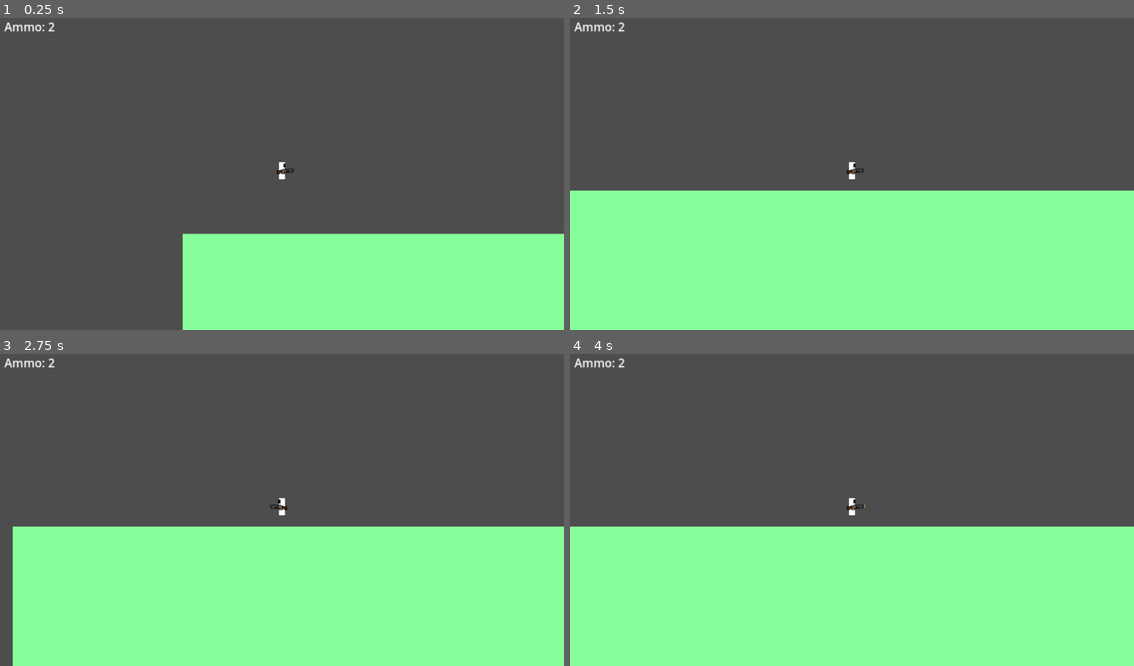
Above: before the commit, frames 1-4 (two rows, left to right).
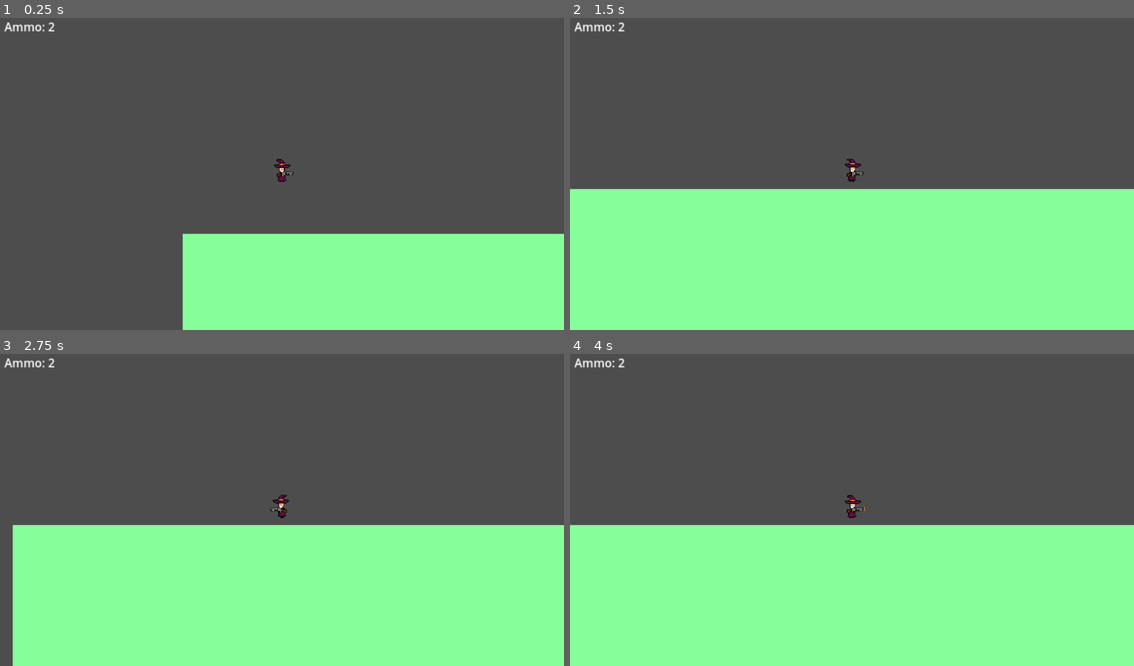
Above: after the commit, the same moments.

Repository: 50002/Taitaja_2026
Game: Godot game, scene res://Scenes/test_scene.tscn
Two runs of this game, one before a commit and one after it. Both use one fixed random seed, a clock stepped at 60 frames per second and the inputs below. The project has no main scene, so this scene is started directly.
Inputs:
- Up to frame 1 (0.25 s): no input
- Up to frame 2 (1.5 s): tap Enter (ui_accept) at 0.5, 0.77 s; hold Right (ui_right) from 0.53 s (still down)
- Up to frame 3 (2.75 s): tap Enter (ui_accept) at 1.52, 2 s; release Right (ui_right) at 2.03 s; hold Left (ui_left) from 2.03 s (still down)
- Up to frame 4 (4 s): release Left (ui_left) at 2.78 s; hold Right (ui_right) from 2.78 s (still down); tap Enter (ui_accept) at 3.02, 3.5, 3.77 s

The runs differ from the first frame. In frame 1, 0.1% of the frame differs, in the area x 48-53%, y 45-53%; in frame 2, 0.6%; in frame 3, 0.6%; in frame 4, 0.6%, in the area x 0-100%, y 45-56%.

Commit message:
Player spritet

Diff:
--- a/speedrun-tower/Player.gd
+++ b/speedrun-tower/Player.gd
@@ -5,6 +5,7 @@
 const JUMP_VELOCITY = -400.0
 @onready var sprite: Node2D = $sprite
 var direction
+@onready var an: AnimatedSprite2D = $sprite/AnimatedSprite2D
 
 
 func _physics_process(delta: float) -> void:
@@ -19,6 +20,7 @@
 	# As good practice, you should replace UI actions with custom gameplay actions.
 	direction = Input.get_axis("ui_left", "ui_right")
 	if direction:
+		an.play("new_animation")
 		if direction < 0:
 			sprite.scale=(Vector2(-1, 1))
 		elif direction > 0:
@@ -28,5 +30,6 @@
 		velocity.x = direction * SPEED
 	elif is_on_floor():
 		velocity.x = move_toward(velocity.x, 0, abs(((velocity.x+SPEED*7.5)/SPEED)))
-
+	if velocity.x == 0:
+		an.play("default")
 	move_and_slide()
--- a/speedrun-tower/Scenes/gun.tscn
+++ b/speedrun-tower/Scenes/gun.tscn
@@ -62,6 +62,7 @@
 script = ExtResource("1_oqrbh")
 
 [node name="AnimatedSprite2D" type="AnimatedSprite2D" parent="."]
+texture_filter = 1
 position = Vector2(4, -6)
 sprite_frames = SubResource("SpriteFrames_ae81u")
 animation = &"idle"
--- a/speedrun-tower/Scenes/player.tscn
+++ b/speedrun-tower/Scenes/player.tscn
@@ -1,31 +1,82 @@
-[gd_scene load_steps=4 format=3 uid="uid://bg5vkh2xrmukf"]
+[gd_scene load_steps=13 format=3 uid="uid://bg5vkh2xrmukf"]
 
 [ext_resource type="Script" uid="uid://dy43c8dg33rxf" path="res://Player.gd" id="1_v0iea"]
 [ext_resource type="PackedScene" uid="uid://jbddkyfpdkhg" path="res://Scenes/gun.tscn" id="2_cvnsp"]
+[ext_resource type="Texture2D" uid="uid://s5naorgudqp6" path="res://Assets/pixil-frame-0(18).png" id="2_vgqql"]
+[ext_resource type="Texture2D" uid="uid://c5vwnfg678sl6" path="res://Assets/pixil-frame-0(19).png" id="3_fkybt"]
+
+[sub_resource type="AtlasTexture" id="AtlasTexture_x3wgy"]
+atlas = ExtResource("2_vgqql")
+region = Rect2(0, 0, 32, 32)
+
+[sub_resource type="AtlasTexture" id="AtlasTexture_3smsa"]
+atlas = ExtResource("2_vgqql")
+region = Rect2(32, 0, 32, 32)
+
+[sub_resource type="AtlasTexture" id="AtlasTexture_8erm5"]
+atlas = ExtResource("3_fkybt")
+region = Rect2(0, 0, 32, 32)
+
+[sub_resource type="AtlasTexture" id="AtlasTexture_f1ek2"]
+atlas = ExtResource("3_fkybt")
+region = Rect2(32, 0, 32, 32)
+
+[sub_resource type="AtlasTexture" id="AtlasTexture_tx1dd"]
+atlas = ExtResource("3_fkybt")
+region = Rect2(64, 0, 32, 32)
+
+[sub_resource type="AtlasTexture" id="AtlasTexture_gymyn"]
+atlas = ExtResource("3_fkybt")
+region = Rect2(96, 0, 32, 32)
+
+[sub_resource type="SpriteFrames" id="SpriteFrames_pu2lt"]
+animations = [{
+"frames": [{
+"duration": 1.0,
+"texture": SubResource("AtlasTexture_x3wgy")
+}, {
+"duration": 1.0,
+"texture": SubResource("AtlasTexture_3smsa")
+}],
+"loop": true,
+"name": &"default",
+"speed": 5.0
+}, {
+"frames": [{
+"duration": 1.0,
+"texture": SubResource("AtlasTexture_8erm5")
+}, {
+"duration": 1.0,
+"texture": SubResource("AtlasTexture_f1ek2")
+}, {
+"duration": 1.0,
+"texture": SubResource("AtlasTexture_tx1dd")
+}, {
+"duration": 1.0,
+"texture": SubResource("AtlasTexture_gymyn")
+}],
+"loop": true,
+"name": &"new_animation",
+"speed": 5.0
+}]
 
 [sub_resource type="CapsuleShape2D" id="CapsuleShape2D_cvnsp"]
-radius = 6.0
+radius = 3.0
+height = 26.0
 
 [node name="Player" type="CharacterBody2D"]
 script = ExtResource("1_v0iea")
 
 [node name="sprite" type="Node2D" parent="."]
 
-[node name="ColorRect" type="ColorRect" parent="sprite"]
-offset_left = -4.0
-offset_top = -13.0
-offset_right = 4.0
-offset_bottom = 10.0
-
-[node name="ColorRect" type="ColorRect" parent="sprite/ColorRect"]
-layout_mode = 0
-offset_left = 6.0
-offset_top = 2.0
-offset_right = 9.0
-offset_bottom = 7.0
-color = Color(0.011764706, 0.011764706, 0.011764706, 1)
+[node name="AnimatedSprite2D" type="AnimatedSprite2D" parent="sprite"]
+texture_filter = 1
+position = Vector2(5, -2)
+sprite_frames = SubResource("SpriteFrames_pu2lt")
+autoplay = "default"
 
 [node name="Gun" parent="." instance=ExtResource("2_cvnsp")]
+position = Vector2(0, 4)
 
 [node name="CollisionShape2D" type="CollisionShape2D" parent="."]
 shape = SubResource("CapsuleShape2D_cvnsp")
Binary file added: speedrun-tower/Assets/pixil-frame-0(18).png
Not shown, added: speedrun-tower/Assets/pixil-frame-0(18).png.import
Binary file added: speedrun-tower/Assets/pixil-frame-0(19).png
Not shown, added: speedrun-tower/Assets/pixil-frame-0(19).png.import
